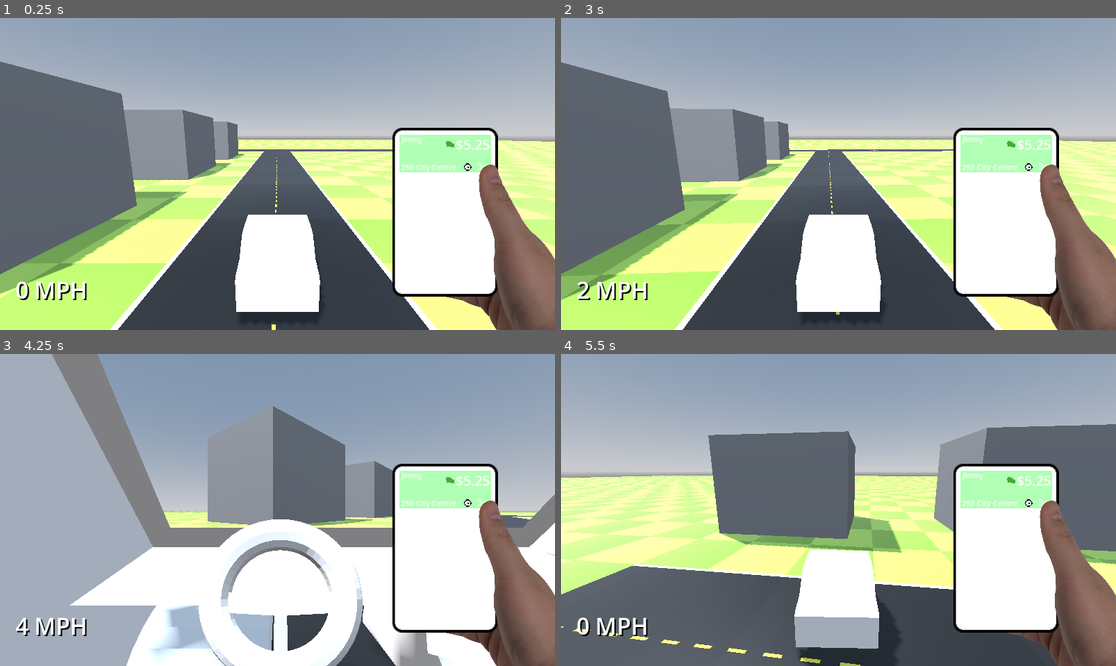
Above: before the commit, frames 1-4 (two rows, left to right).
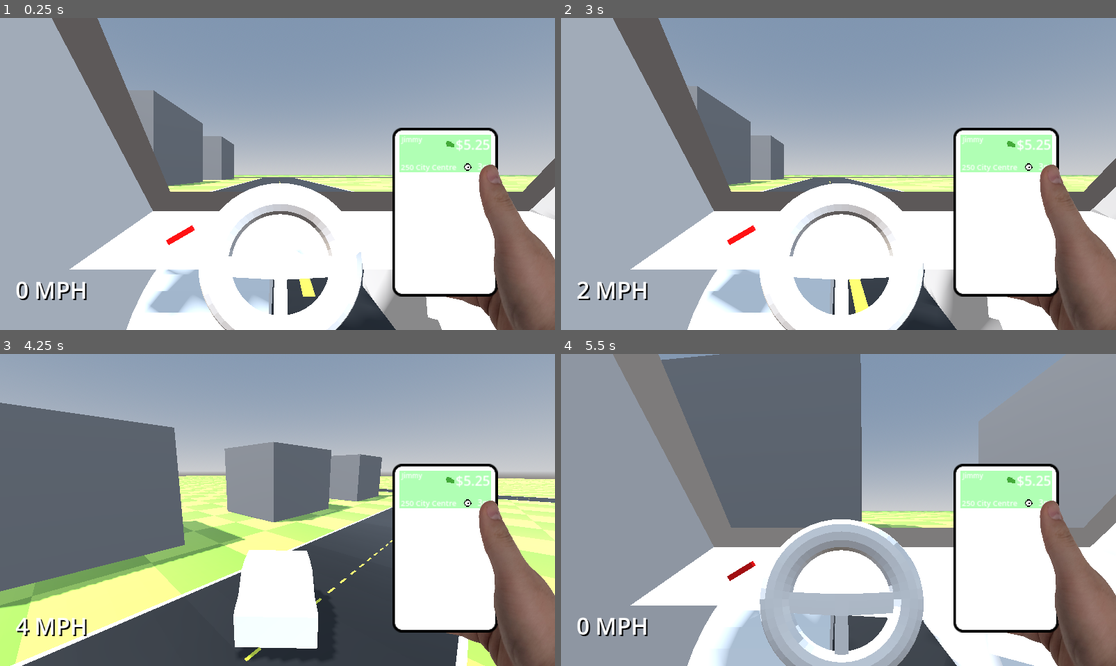
Above: after the commit, the same moments.

Repository: AndrewHamel111/SISGameJam2026
Game: Godot game, scene res://scenes/world.tscn
Same seed, same stepped clock (60 frames per second), same inputs: the game is played once before the commit and once after it.
Inputs:
- Up to frame 1 (0.25 s): no input
- Up to frame 2 (3 s): tap Enter at 0.5 s; hold D (turn_right) 0.53-1.28 s; tap P (camera_toggle) at 0.6, 2.1 s; tap U (phone_confirm) at 1.25, 1.35, 2, 2.75, 2.85 s; hold Space (brake) 1.28-2.03 s; hold D (turn_right) 2.03-2.78 s; hold W (accelerate) from 2.78 s (still down)
- Up to frame 3 (4.25 s): release W (accelerate) at 3.53 s; hold A (turn_left) from 3.53 s (still down); tap P (camera_toggle) at 3.6 s
- Up to frame 4 (5.5 s): tap U (phone_confirm) at 4.35 s; release A (turn_left) at 5.03 s; hold Space (brake) from 5.03 s (still down); tap P (camera_toggle) at 5.1 s

The runs differ from the first frame. In frame 1, 55% of the frame differs, in the area x 0-100%, y 0-100%; in frame 2, 55%; in frame 3, 54%; in frame 4, 65%.

Commit message:
Added gas needle and changed default view to first person.

Diff:
--- a/entities/player/car/car_interior.tscn
+++ b/entities/player/car/car_interior.tscn
@@ -4,6 +4,14 @@
 [ext_resource type="PackedScene" uid="uid://dw2wf27ht0e1u" path="res://resources/glb/car_interior.glb" id="2_gb7yy"]
 [ext_resource type="PackedScene" uid="uid://cjj2dm4prukpm" path="res://resources/glb/car_wheel.glb" id="3_hmpo2"]
 [ext_resource type="PackedScene" uid="uid://dyqb5sj8iq4qt" path="res://resources/glb/phone.glb" id="4_qko6y"]
+[ext_resource type="Script" uid="uid://c4mpw0y112x0w" path="res://entities/player/car/gas_needle.gd" id="5_gb7yy"]
+
+[sub_resource type="StandardMaterial3D" id="StandardMaterial3D_hmpo2"]
+albedo_color = Color(1, 0, 0, 1)
+
+[sub_resource type="BoxMesh" id="BoxMesh_qko6y"]
+material = SubResource("StandardMaterial3D_hmpo2")
+size = Vector3(0.01, 0.05, 0.01)
 
 [node name="CarInterior" type="Node3D" unique_id=678647663]
 script = ExtResource("1_cvfft")
@@ -15,3 +23,11 @@
 
 [node name="phone" parent="." unique_id=497349082 instance=ExtResource("4_qko6y")]
 transform = Transform3D(0.8059898, -0.13447852, -0.5764512, -0.078314915, 0.9410639, -0.32903725, 0.58672583, 0.31034538, 0.7479562, -0.025569137, 0.3887328, 0.17616011)
+
+[node name="gas_needle" type="Node3D" parent="." unique_id=1855330199]
+transform = Transform3D(1, 0, 0, 0, 1, 0, 0, 0, 1, 0.37186986, 0.36518043, 0.32688832)
+script = ExtResource("5_gb7yy")
+
+[node name="needle_mesh" type="MeshInstance3D" parent="gas_needle" unique_id=984127136]
+transform = Transform3D(1, 0, 0, 0, 1, 0, 0, 0, 1, 0, 0.025, 0)
+mesh = SubResource("BoxMesh_qko6y")
--- /dev/null
+++ b/entities/player/car/gas_needle.gd
@@ -0,0 +1,16 @@
+extends Node3D
+
+var needle_angle_empty: float = -60.0
+var needle_angle_full: float = 60.0
+
+# Called when the node enters the scene tree for the first time.
+func _ready() -> void:
+	pass # Replace with function body.
+
+
+# Called every frame. 'delta' is the elapsed time since the previous frame.
+func _process(_delta: float) -> void:
+	var player : Player = get_node("/root/World/Player") as Player
+
+	var perc : float = player.gas_remaining / player.gas_max
+	rotation_degrees = Vector3(0, 0, needle_angle_empty + perc * (needle_angle_full - needle_angle_empty))
--- a/entities/player/player.gd
+++ b/entities/player/player.gd
@@ -8,7 +8,7 @@
 @onready var camera_exterior_root: Node3D = $ExteriorRoot/CameraExteriorRoot
 @onready var camera_interior: Camera3D = $InteriorRoot/CameraInterior
 
-var camera_mode: bool = true
+var camera_mode: bool = false
 var hud: HUDController
 
 # phone control
@@ -23,6 +23,12 @@
 const CAR_MAX_SPEED := 25.0
 var forward_velocity := 0.0
 var turn_angle := 0.0
+
+# gas
+var gas_remaining := 20.0
+var gas_max := 20.0
+var gas_usage_rate := 1.1
+
 
 @export var car_acceleration_curve: Curve
 
@@ -72,6 +78,7 @@
 	hud.set_speed(roundi(lerpf(0, 50, forward_velocity / CAR_MAX_SPEED)))
 	velocity = basis * Vector3(0, 0, 1) * forward_velocity
 	move_and_slide()
+	deal_with_gas(delta)
 
 func toggle_camera_mode() -> void:
 	camera_mode = not camera_mode
@@ -79,3 +86,14 @@
 	interior_root.visible = not camera_mode
 	camera_exterior.current = camera_mode
 	exterior_root.visible = camera_mode
+
+func deal_with_gas(delta: float) -> void:
+	var gas_velocity : float = forward_velocity
+	if gas_velocity > Player.CAR_MAX_SPEED:
+		gas_velocity = Player.CAR_MAX_SPEED
+
+	var velocity_perc : float = gas_velocity / CAR_MAX_SPEED
+
+	gas_remaining -= gas_usage_rate * delta * velocity_perc
+	if gas_remaining < 0:
+		gas_remaining = 0
--- a/entities/player/player.tscn
+++ b/entities/player/player.tscn
@@ -18,15 +18,16 @@
 metadata/_custom_type_script = "uid://dtxuvpfea4hmd"
 
 [node name="InteriorRoot" type="Node3D" parent="." unique_id=2067602428]
-visible = false
 
 [node name="CarInterior" parent="InteriorRoot" unique_id=678647663 instance=ExtResource("1_abrql")]
 transform = Transform3D(1, 0, 0, 0, 1, 0, 0, 0, 1, -1.2874603e-05, 0.002041459, 0.0002937913)
 
 [node name="CameraInterior" type="Camera3D" parent="InteriorRoot" unique_id=6072620]
 transform = Transform3D(-1, 0, -8.742278e-08, 0, 1, 0, 8.742278e-08, 0, -1, 0.17214024, 0.491939, -0.046283633)
+current = true
 
 [node name="ExteriorRoot" type="Node3D" parent="." unique_id=174343180]
+visible = false
 
 [node name="CarExterior" parent="ExteriorRoot" unique_id=1499704476 instance=ExtResource("2_sglur")]
 
@@ -34,7 +35,6 @@
 
 [node name="CameraExterior" type="Camera3D" parent="ExteriorRoot/CameraExteriorRoot" unique_id=1244619972]
 transform = Transform3D(-1, -1.7763568e-15, -8.742278e-08, -1.6445838e-08, 0.9821464, 0.18811847, 8.5861956e-08, 0.18811847, -0.9821464, 0, 2.3398886, -3.1461935)
-current = true
 
 [node name="CollisionShape3D" type="CollisionShape3D" parent="." unique_id=1245159616]
 transform = Transform3D(1, 0, 0, 0, 1, 0, 0, 0, 1, 6.1035156e-05, 0.29727173, -0.0017700195)
Not shown, added: entities/player/car/gas_needle.gd.uid
Not shown: 1 places in resources/andrew_hand.tres that only renumber resources
